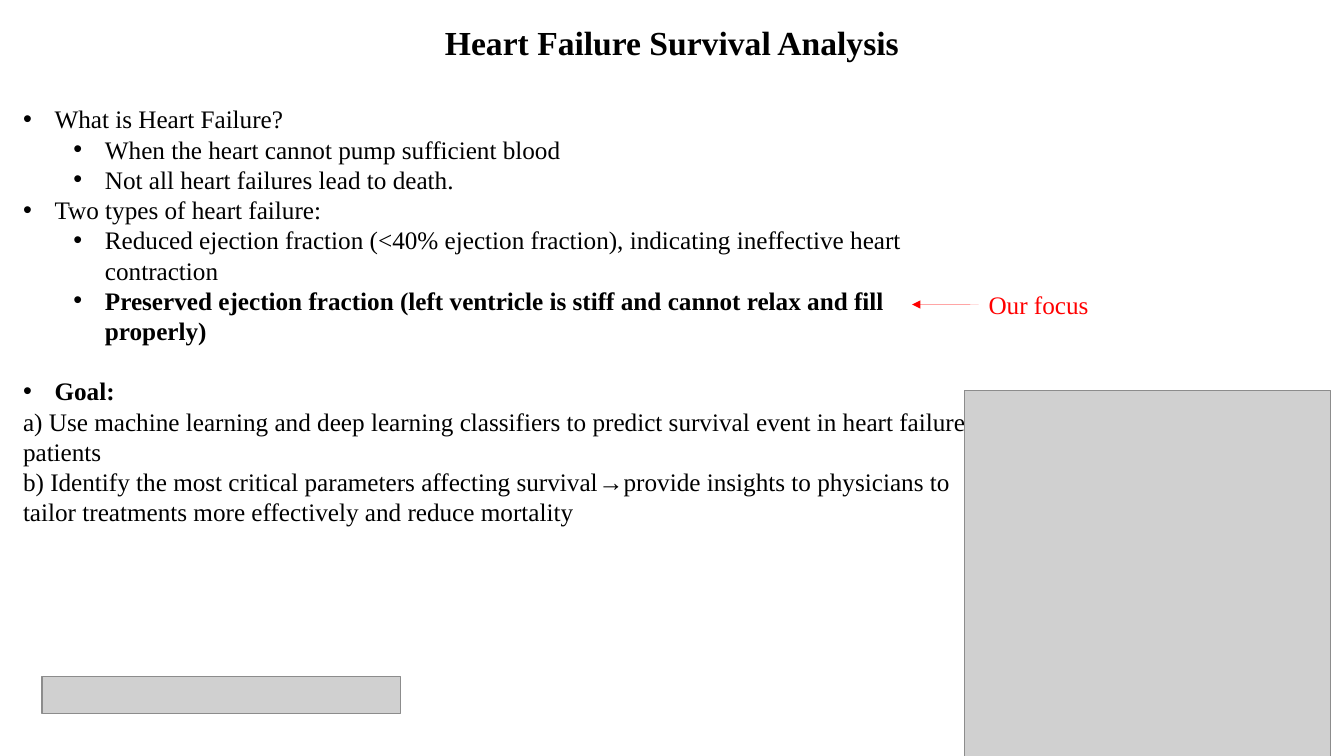
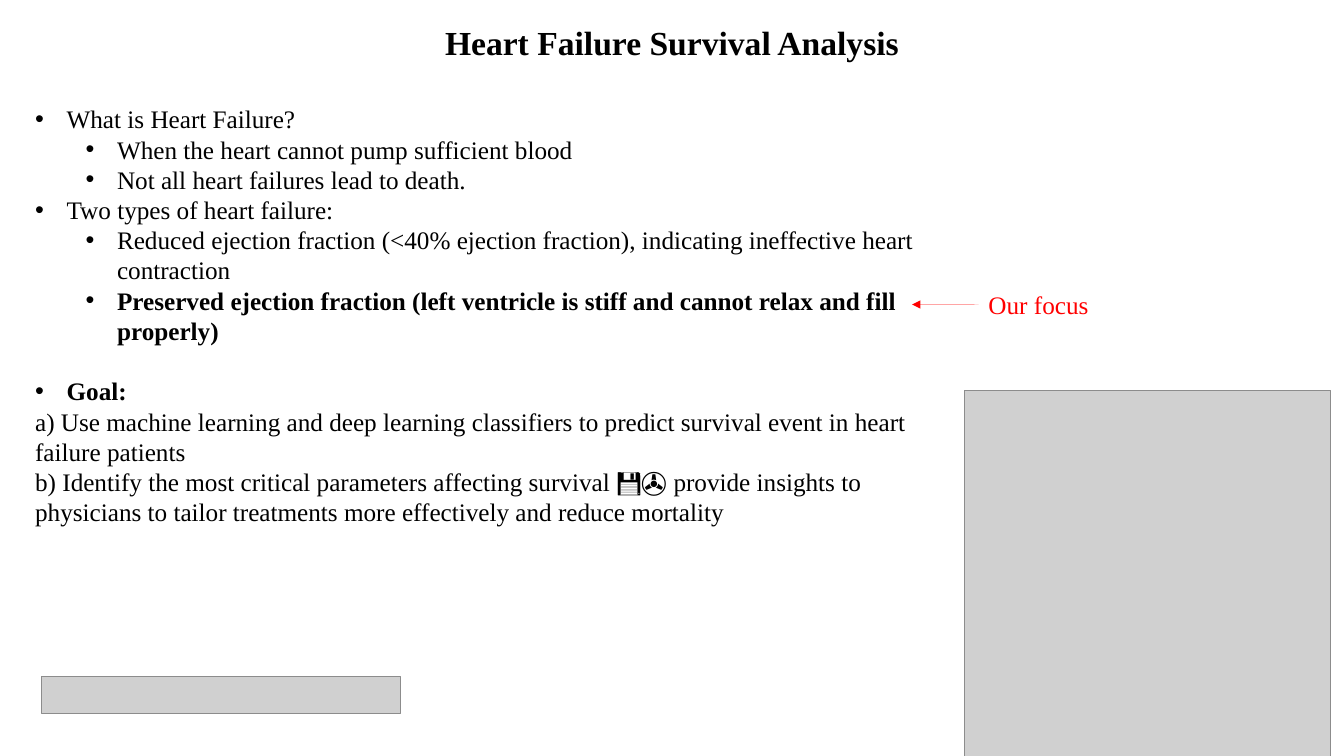
Before and after one commit to MichiganDataScienceTeam/W26-MDST-Project_Heart-Failure-Survival-Analysis, a slide deck: slide 2 of slides/Final Presentation.pptx. Drawn at 1344x756 pixels with LibreOffice and Linux fonts; fonts in the diff are those of the drawing; grey boxes stand for pictures. Boxes give left, top, right and bottom in pixels: in the first picture for what was removed or moved away, otherwise in the second. Text is boxed around its words. In the diff, an @@ line names an element or a change of style, - is before the commit and + after.

```diff
--- a/slides/Final Presentation.pptx
+++ b/slides/Final Presentation.pptx
@@ text "What is Heart Failure?": place and size @@
-text "What is Heart Failure?" at <box>23,110,965,527</box>
+text "What is Heart Failure?" at <box>35,110,912,527</box>
@@ arrow (979, 304) - (912, 304): stroke #FF0000 0.75 pt to #FF0000 0 pt @@
@@ text at <box>35,473,861,527</box>: text changed @@
-b) Identify the most critical parameters affecting survival→provide insights to physicians to tailor treatments more effectively and reduce mortality
+b) Identify the most critical parameters affecting survival 💾✇ provide insights to physicians to tailor treatments more effectively and reduce mortality
```
Also in this commit, not shown: 9 other slides changed, 4 slides added, 4 slides removed.
